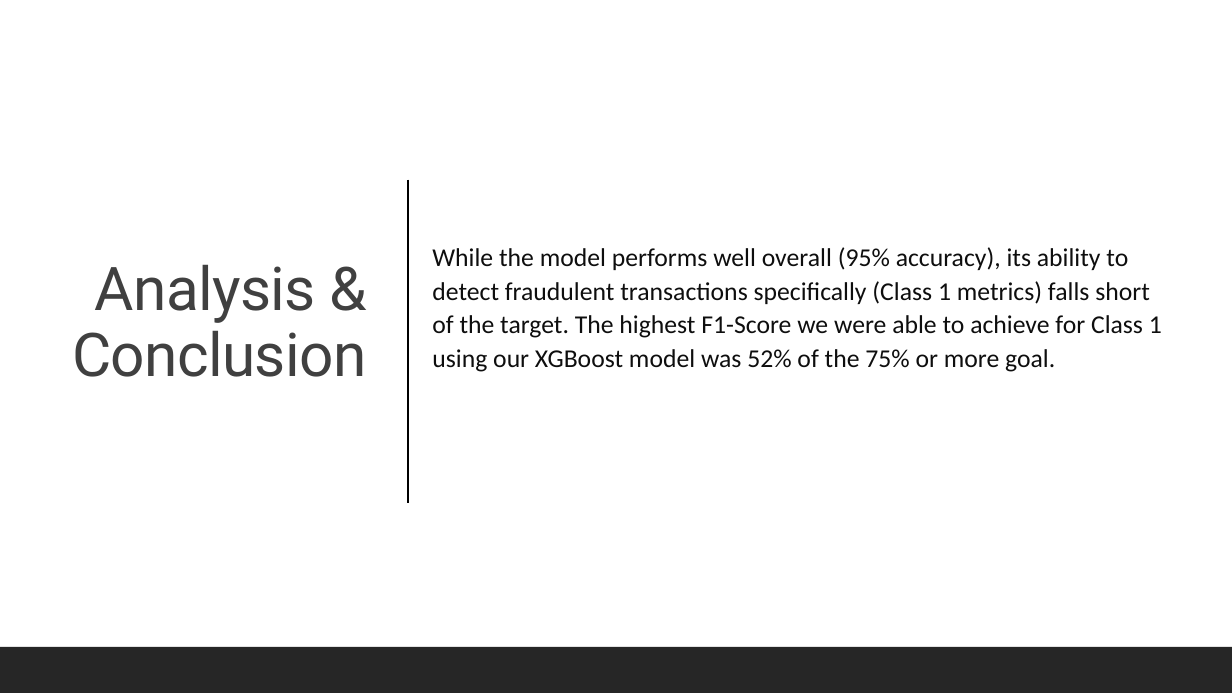
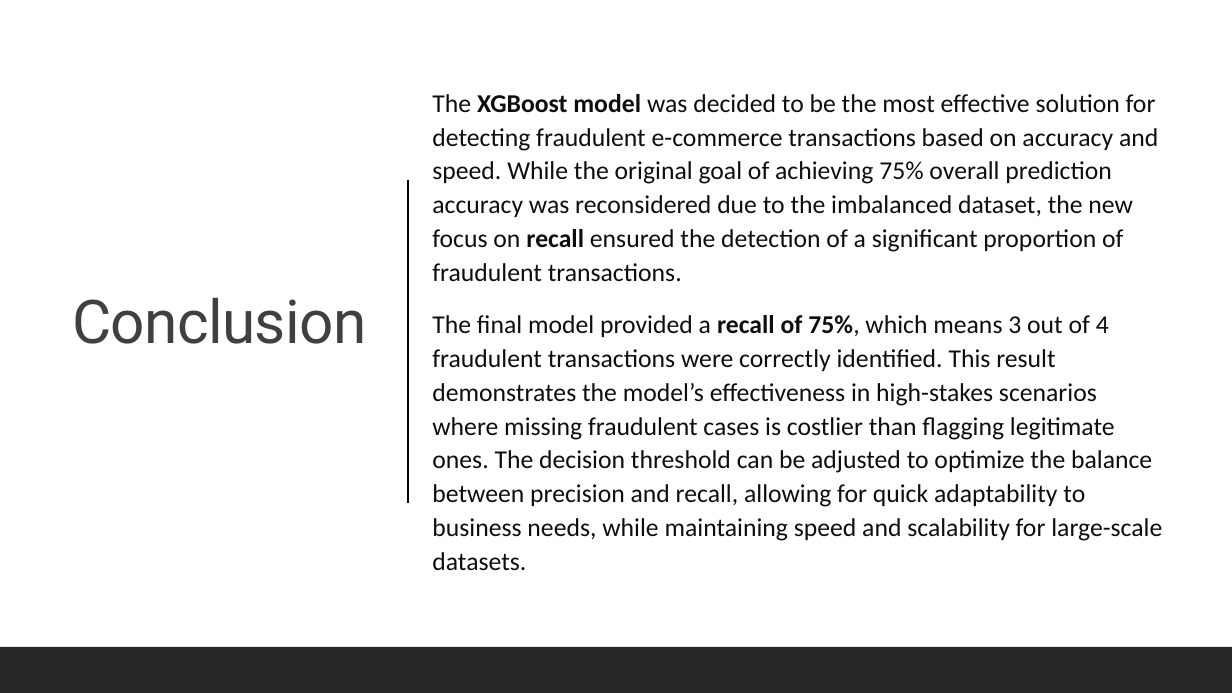
Before and after one commit to aferrodelgado/Project-4, a slide deck: slide 6 of Project 4 Presentation.pptx. Drawn at 1232x693 pixels with LibreOffice and Linux fonts; fonts in the diff are those of the drawing. Boxes give left, top, right and bottom in pixels: in the first picture for what was removed or moved away, otherwise in the second. Text is boxed around its words. In the diff, an @@ line names an element or a change of style, - is before the commit and + after.

Commit message:
updated .pptx and accuracy model xgboost_1.4mil.ipynb

```diff
--- a/Project 4 Presentation.pptx
+++ b/Project 4 Presentation.pptx
@@ text at bbox=[432, 94, 1162, 571]: text changed @@
-  While the model performs well overall (95% accuracy), its ability to detect fraudulent transactions specifically (Class 1 metrics) falls short of the target. The highest F1-Score we were able to achieve for Class 1 using our XGBoost model was 52% of the 75% or more goal.
+  The XGBoost model was decided to be the most effective solution for detecting fraudulent e-commerce transactions based on accuracy and speed. While the original goal of achieving 75% overall prediction accuracy was reconsidered due to the imbalanced dataset, the new focus on recall ensured the detection of a significant proportion of fraudulent transactions.
+  The final model provided a recall of 75%, which means 3 out of 4 fraudulent transactions were correctly identified. This result demonstrates the model’s effectiveness in high-stakes scenarios where missing fraudulent cases is costlier than flagging legitimate ones. The decision threshold can be adjusted to optimize the balance between precision and recall, allowing for quick adaptability to business needs, while maintaining speed and scalability for large-scale datasets.
@@ title at bbox=[72, 297, 366, 344]: text changed @@
-Analysis & Conclusion
+Conclusion
```
Also in this commit, not shown: 2 other slides changed, 3 other files.
